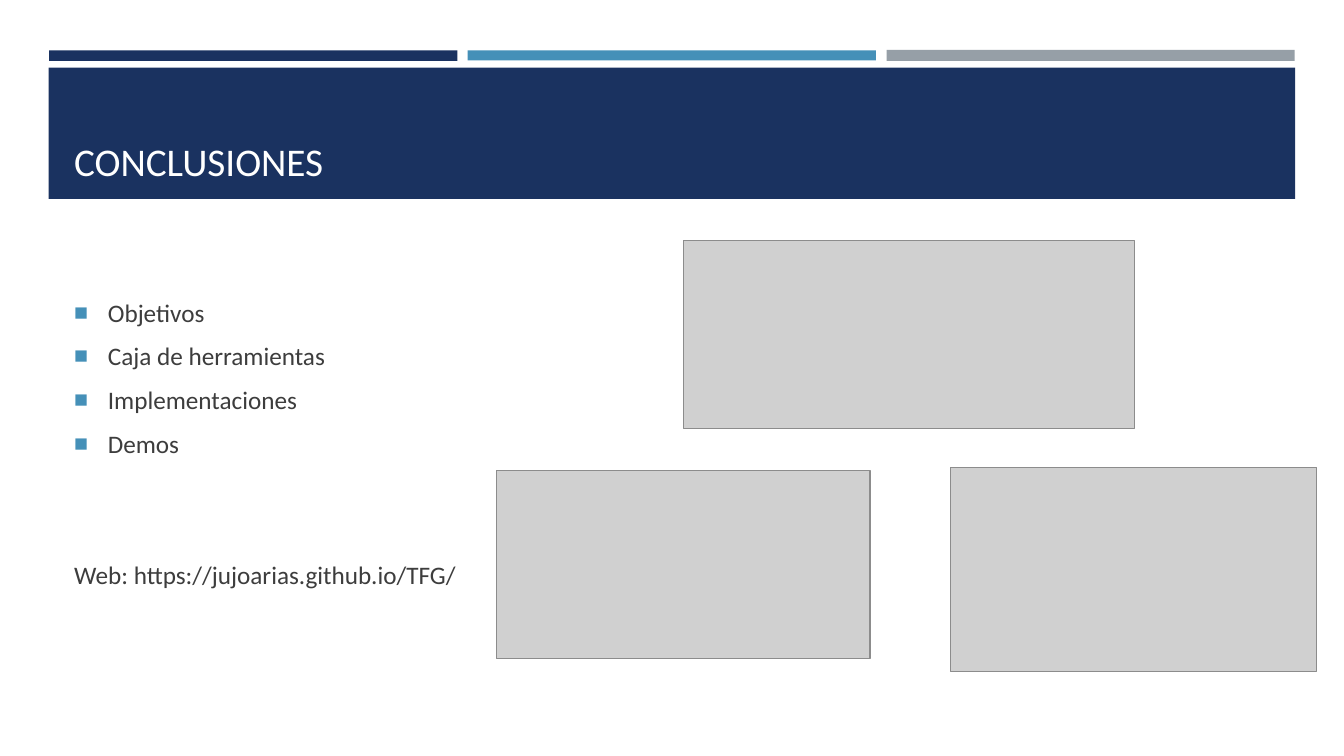
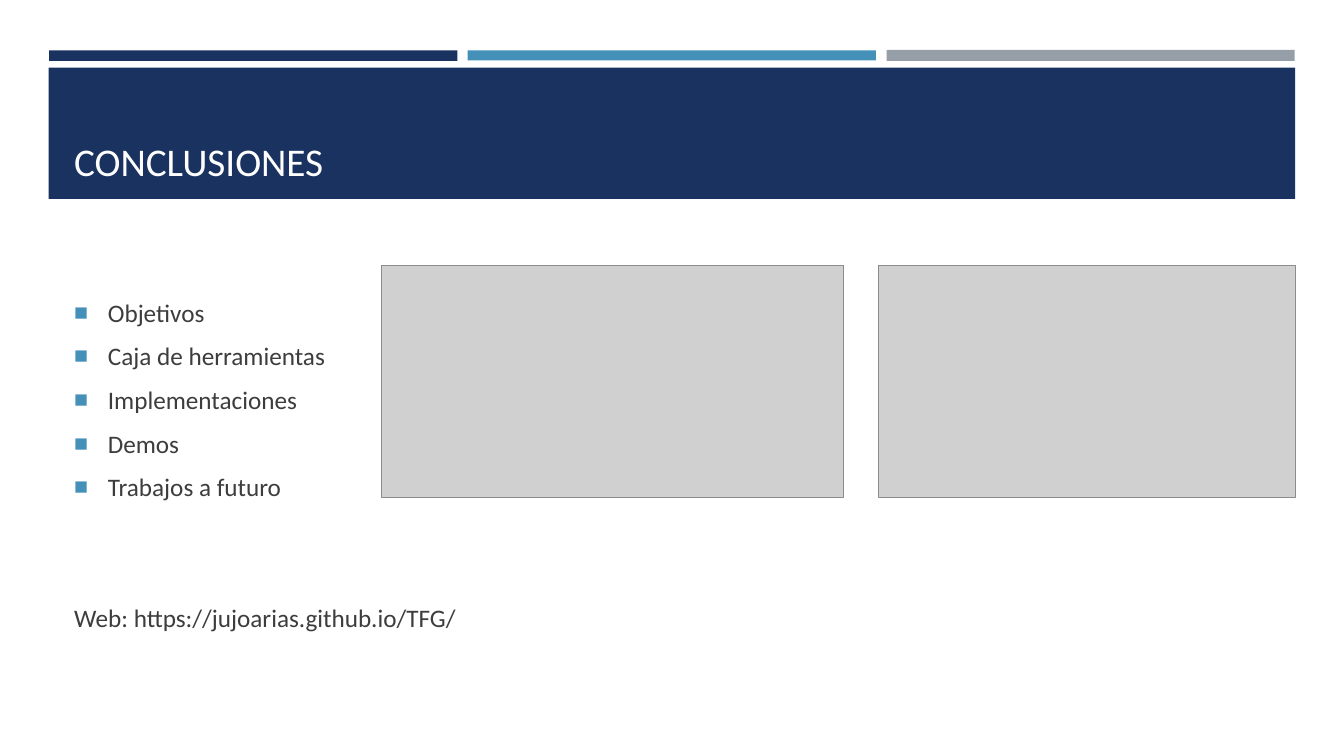
Before and after one commit to JuJoarias/TFG, a slide deck: slide 10 of presentacion/presentacion.pptx. Drawn at 1344x756 pixels with LibreOffice and Linux fonts; fonts in the diff are those of the drawing; grey boxes stand for pictures. Boxes give left, top, right and bottom in pixels: in the first picture for what was removed or moved away, otherwise in the second. Text is boxed around its words. In the diff, an @@ line names an element or a change of style, - is before the commit and + after.

Commit message:
presentacion

```diff
--- a/presentacion/presentacion.pptx
+++ b/presentacion/presentacion.pptx
@@ picture: place and size @@
-picture at (496,471,870,659)
+picture at (381,265,844,497)
@@ picture removed at (684,240,1135,429) @@
@@ picture: place and size @@
-picture at (951,468,1318,673)
+picture at (878,265,1296,497)
@@ text at (108,478,281,501): paragraph added @@
+■ Trabajos a futuro
```
Also in this commit, not shown: 1 other slide changed, 1 other file.
